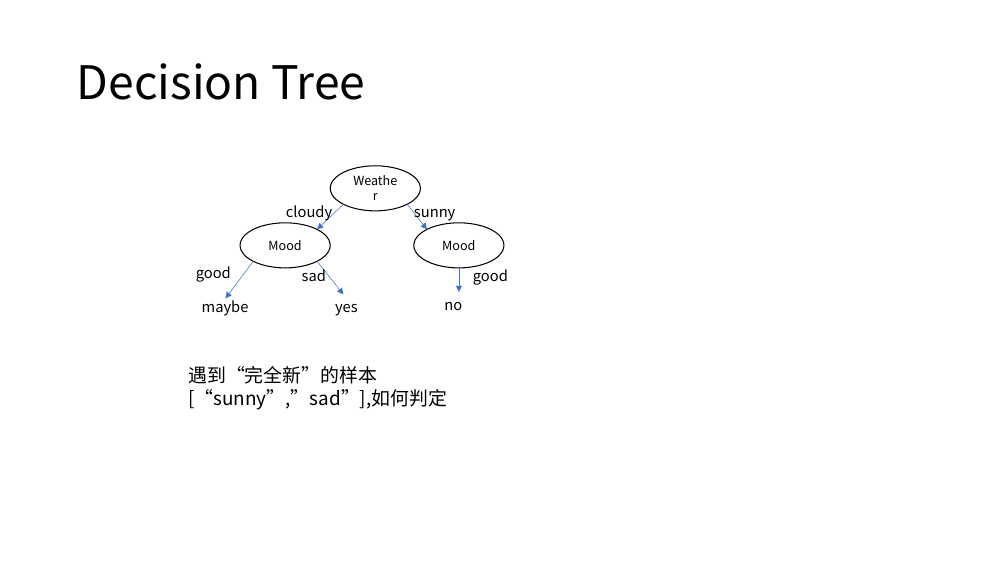
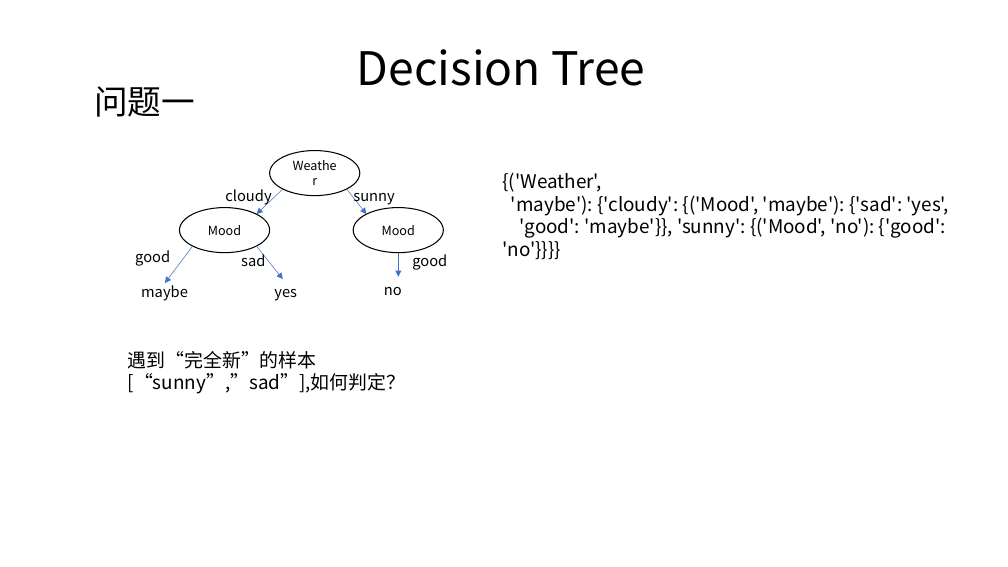
Before and after one commit to JackLuSun/InfoTheory, a slide deck: slide 4 of GroupHomework/Record.pptx. Drawn at 1008x567 pixels with LibreOffice and Linux fonts; fonts in the diff are those of the drawing. Boxes give left, top, right and bottom in pixels: in the first picture for what was removed or moved away, otherwise in the second. Text is boxed around its words. In the diff, an @@ line names an element or a change of style, - is before the commit and + after.

Commit message:
decision tree done!

```diff
--- a/GroupHomework/Record.pptx
+++ b/GroupHomework/Record.pptx
@@ text "Decision Tree": place and size @@
-text "Decision Tree" at (77, 63, 365, 100)
+text "Decision Tree" at (357, 49, 645, 86)
@@ text "Decision Tree" at (357, 49, 645, 86): alignment left to centre @@
@@ text added at (94, 86, 195, 117), 32 pt, text #000000 @@
+问题一
@@ text added at (503, 191, 949, 260), 18 pt, text #000000 @@
+{('Weather',
+'maybe'): {'cloudy': {('Mood', 'maybe'): {'sad': 'yes',
+'good': 'maybe'}}, 'sunny': {('Mood', 'no'): {'good': 'no'}}}}
@@ 8 texts, 5 arrows, 3 ellipses: place and size @@
-8 texts, 5 arrows, 3 ellipses at (196, 166, 508, 316)
+8 texts, 5 arrows, 3 ellipses at (135, 150, 447, 301)
@@ text at (128, 351, 406, 394): text changed @@
-遇到“完全新”的样本[“sunny”,”sad”],如何判定
+遇到“完全新”的样本[“sunny”,”sad”],如何判定？
```
Also in this commit, not shown: 4 other slides changed, 1 slide added, 1 slide removed, 2 other files.
